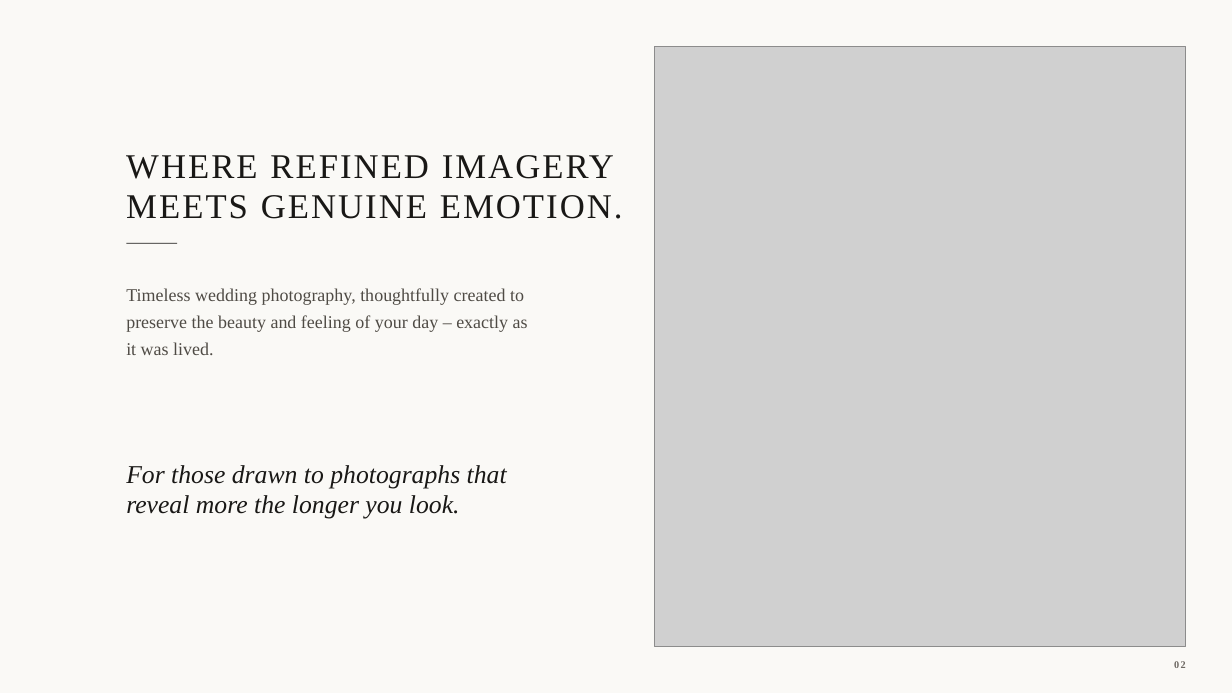
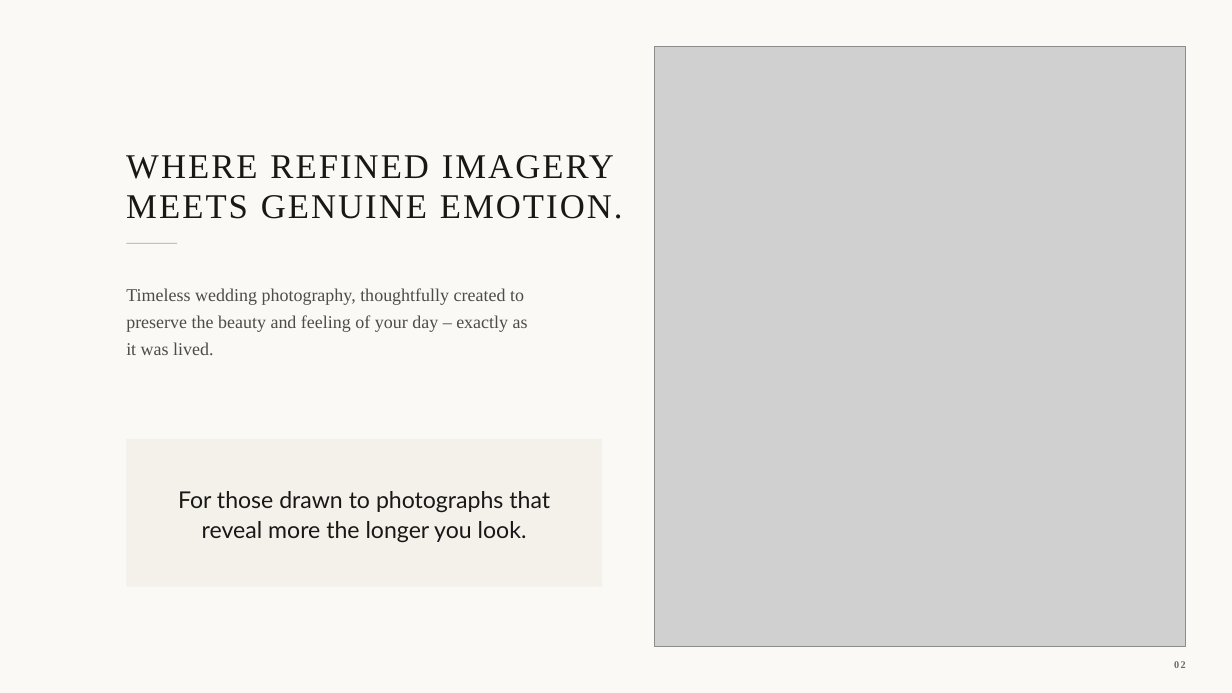
Before and after one commit to NextUp-Web/EM-photography, a slide deck: slide 2 of brochure/EM-Photography-Wedding-Collections-2026.pptx. Drawn at 1232x693 pixels with LibreOffice and Linux fonts; fonts in the diff are those of the drawing; grey boxes stand for pictures. Boxes give left, top, right and bottom in pixels: in the first picture for what was removed or moved away, otherwise in the second. Text is boxed around its words. In the diff, an @@ line names an element or a change of style, - is before the commit and + after.

```diff
--- a/brochure/EM-Photography-Wedding-Collections-2026.pptx
+++ b/brochure/EM-Photography-Wedding-Collections-2026.pptx
@@ rectangle at bbox=[127, 243, 177, 244]: fill #191816 to #AAA59D @@
@@ rectangle added at bbox=[127, 439, 603, 587], fill #F4F1EB @@
@@ text "For those drawn to photographs ...": place and size @@
-text "For those drawn to photographs ..." at bbox=[126, 465, 507, 519]
+text "For those drawn to photographs ..." at bbox=[178, 491, 550, 543]
@@ text "For those drawn to photographs ..." at bbox=[178, 491, 550, 543]: size 20 to 18 pt, font Times New Roman to Lato, italic off; alignment left to centre; line spacing 1 to 1.1; vertical alignment top to middle @@
```
Also in this commit, not shown: 6 other slides changed, 2 other files.
